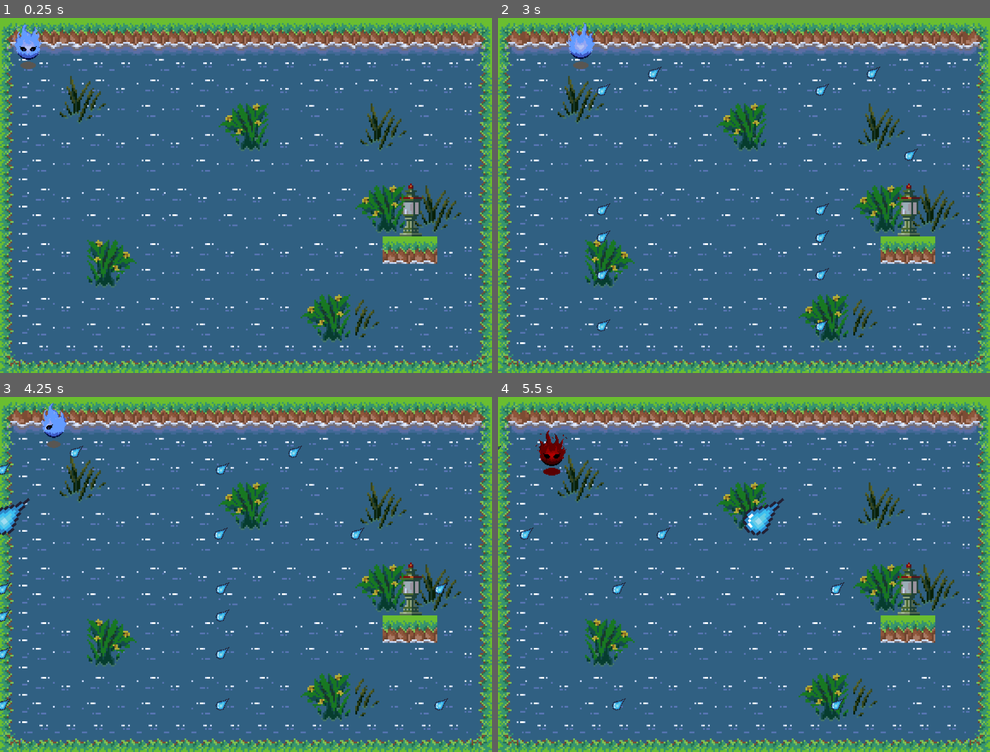
Above: before the commit, frames 1-4 (two rows, left to right).
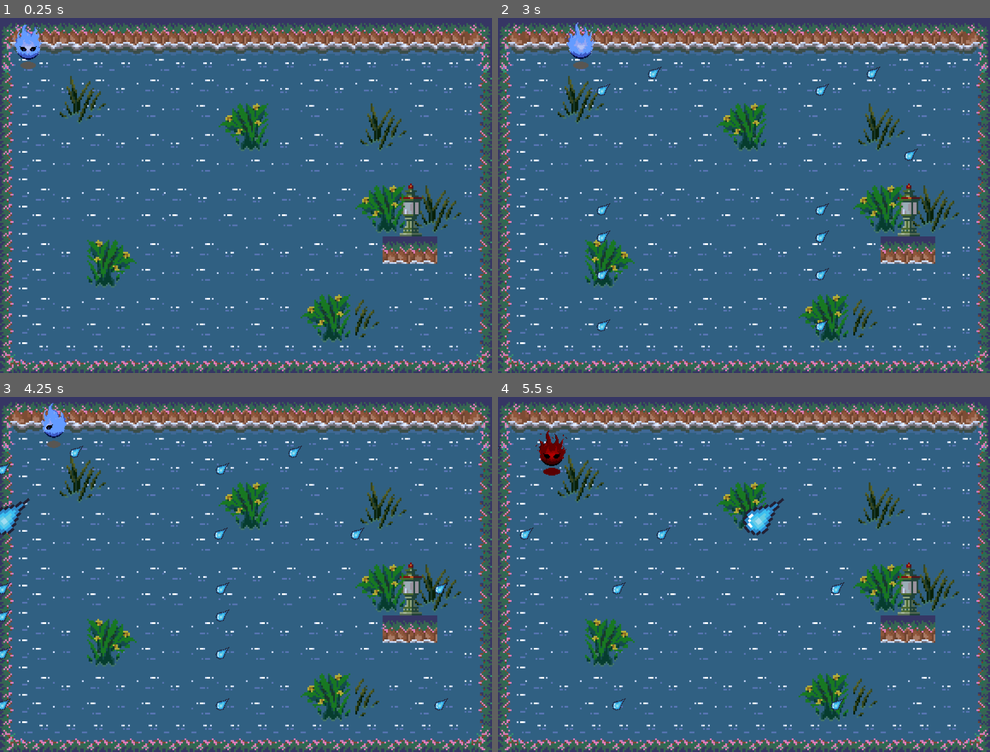
Above: after the commit, the same moments.

Repository: Edric723/Frogger_swamp
Game: Godot game, scene res://src/scenes/main.tscn
Two runs of this game, one before a commit and one after it. Both use one fixed random seed, a clock stepped at 60 frames per second and the inputs below.
Inputs:
- Up to frame 1 (0.25 s): no input
- Up to frame 2 (3 s): hold Right (right) 0.53-1.28 s; hold Down (down) 1.28-2.03 s; hold Right (right) 2.03-2.78 s; hold Up (up) from 2.78 s (still down)
- Up to frame 3 (4.25 s): release Up (up) at 3.53 s; hold Left (left) from 3.53 s (still down)
- Up to frame 4 (5.5 s): release Left (left) at 5.03 s; hold Down (down) from 5.03 s (still down)

The runs differ from the first frame. In frame 1, 11% of the frame differs, in the area x 0-100%, y 0-100%; in frame 2, 11%; in frame 3, 11%; in frame 4, 11%.

Commit message:
Update - Paleta de colores.
- Update del tile set map.
- + asset idle backward.
- fixes.

Diff:
--- a/src/scenes/jugador.tscn
+++ b/src/scenes/jugador.tscn
@@ -1,9 +1,25 @@
-[gd_scene load_steps=15 format=3 uid="uid://8ugbuspd7oas"]
+[gd_scene load_steps=19 format=3 uid="uid://8ugbuspd7oas"]
 
 [ext_resource type="Script" uid="uid://u4qwqdn5mqqo" path="res://src/scripts/jugador.gd" id="1_43by6"]
 [ext_resource type="Texture2D" uid="uid://bfejxa0a7svl8" path="res://_assets/sprite_side.png" id="2_43by6"]
 [ext_resource type="Texture2D" uid="uid://78kkxacfjtnb" path="res://_assets/sprite_backward.png" id="2_ptpvi"]
 [ext_resource type="Texture2D" uid="uid://b5mew0krtjij7" path="res://_assets/sprite_forward.png" id="3_ptpvi"]
+
+[sub_resource type="AtlasTexture" id="AtlasTexture_45smq"]
+atlas = ExtResource("2_ptpvi")
+region = Rect2(0, 0, 64, 64)
+
+[sub_resource type="AtlasTexture" id="AtlasTexture_42iff"]
+atlas = ExtResource("2_ptpvi")
+region = Rect2(64, 0, 64, 64)
+
+[sub_resource type="AtlasTexture" id="AtlasTexture_jqyao"]
+atlas = ExtResource("2_ptpvi")
+region = Rect2(0, 64, 64, 64)
+
+[sub_resource type="AtlasTexture" id="AtlasTexture_v8t1y"]
+atlas = ExtResource("2_ptpvi")
+region = Rect2(64, 64, 64, 64)
 
 [sub_resource type="AtlasTexture" id="AtlasTexture_ptpvi"]
 atlas = ExtResource("3_ptpvi")
@@ -41,7 +57,16 @@
 animations = [{
 "frames": [{
 "duration": 1.0,
-"texture": ExtResource("2_ptpvi")
+"texture": SubResource("AtlasTexture_45smq")
+}, {
+"duration": 1.0,
+"texture": SubResource("AtlasTexture_42iff")
+}, {
+"duration": 1.0,
+"texture": SubResource("AtlasTexture_jqyao")
+}, {
+"duration": 1.0,
+"texture": SubResource("AtlasTexture_v8t1y")
 }],
 "loop": true,
 "name": &"idle_backward",
@@ -92,8 +117,8 @@
 
 [node name="AnimatedSprite2D" type="AnimatedSprite2D" parent="."]
 sprite_frames = SubResource("SpriteFrames_fgn7w")
-animation = &"idle_side"
-frame_progress = 0.476124
+animation = &"idle_backward"
+frame_progress = 0.263696
 
 [node name="CollisionShape2D" type="CollisionShape2D" parent="."]
 position = Vector2(0, -0.5)
Binary file changed: _assets/TileSet_Map.png
Binary file changed: _assets/sprite_backward.png
